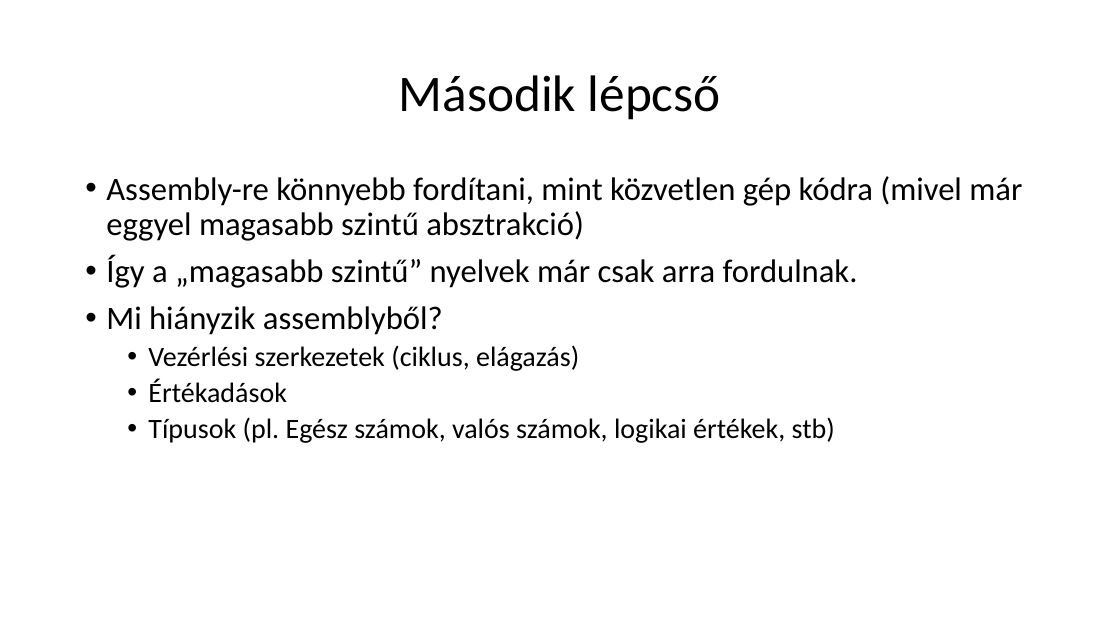
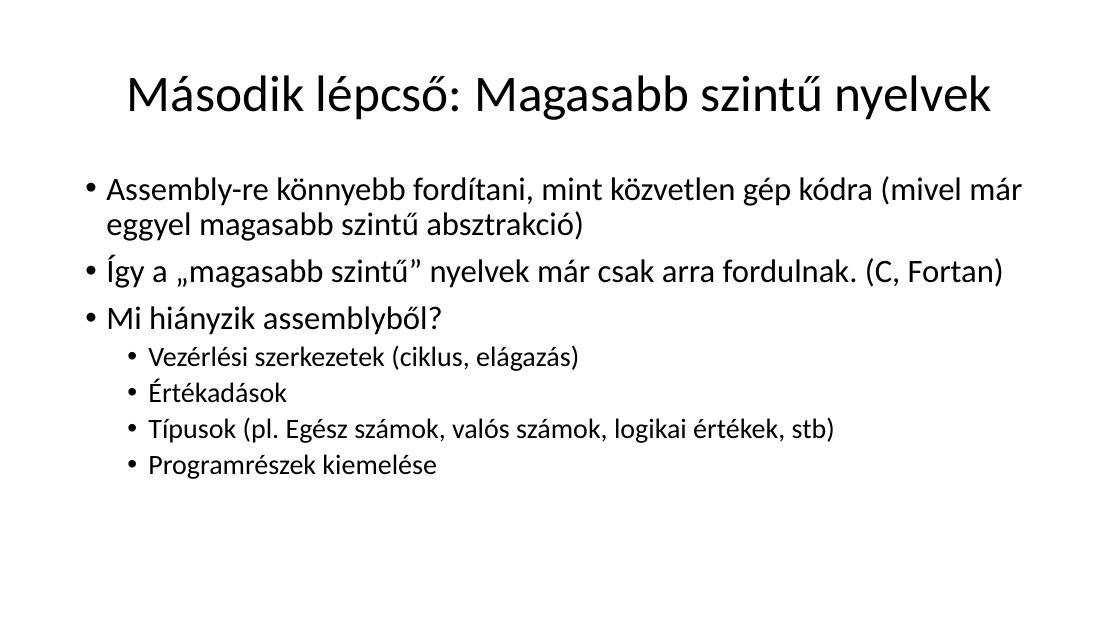
Before and after one commit to nagyandras95/Egyetem, a slide deck: slide 8 of efop/03/Absztakciós szintek a programozásban.pptx. Drawn at 1120x630 pixels with LibreOffice and Linux fonts; fonts in the diff are those of the drawing. Boxes give left, top, right and bottom in pixels: in the first picture for what was removed or moved away, otherwise in the second. Text is boxed around its words. In the diff, an @@ line names an element or a change of style, - is before the commit and + after.

```diff
--- a/efop/03/Absztakciós szintek a programozásban.pptx
+++ b/efop/03/Absztakciós szintek a programozásban.pptx
@@ title at box(127, 75, 993, 120): text changed @@
-Második lépcső
+Második lépcső: Magasabb szintű nyelvek
@@ text at box(106, 255, 1004, 288): text changed @@
-• Így a „magasabb szintű” nyelvek már csak arra fordulnak.
+• Így a „magasabb szintű” nyelvek már csak arra fordulnak. (C, Fortan)
@@ text at box(148, 454, 437, 479): paragraph added @@
+  • Programrészek kiemelése
```
Also in this commit, not shown: 3 other slides changed, 4 slides added, 1 slide removed, 4 other files.
